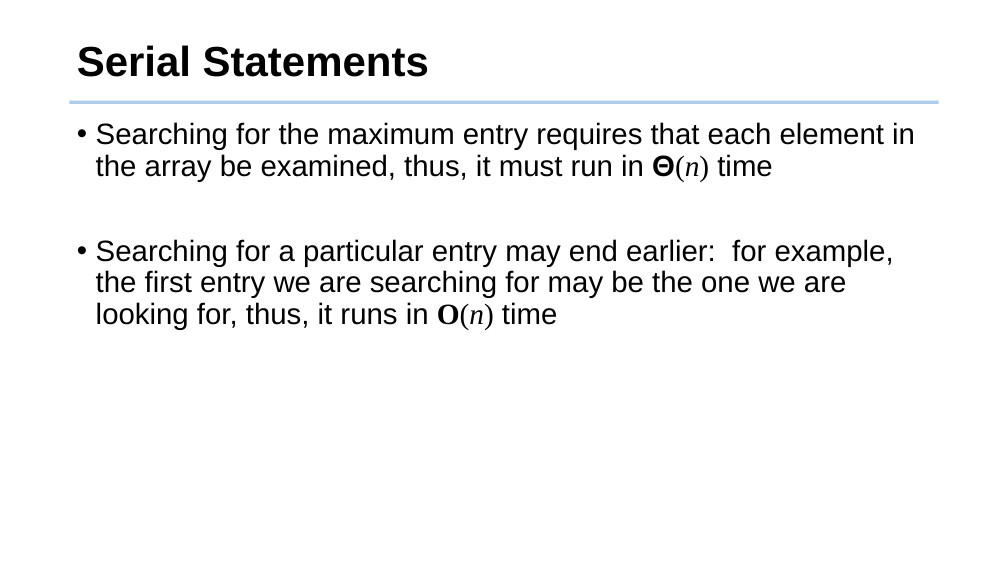
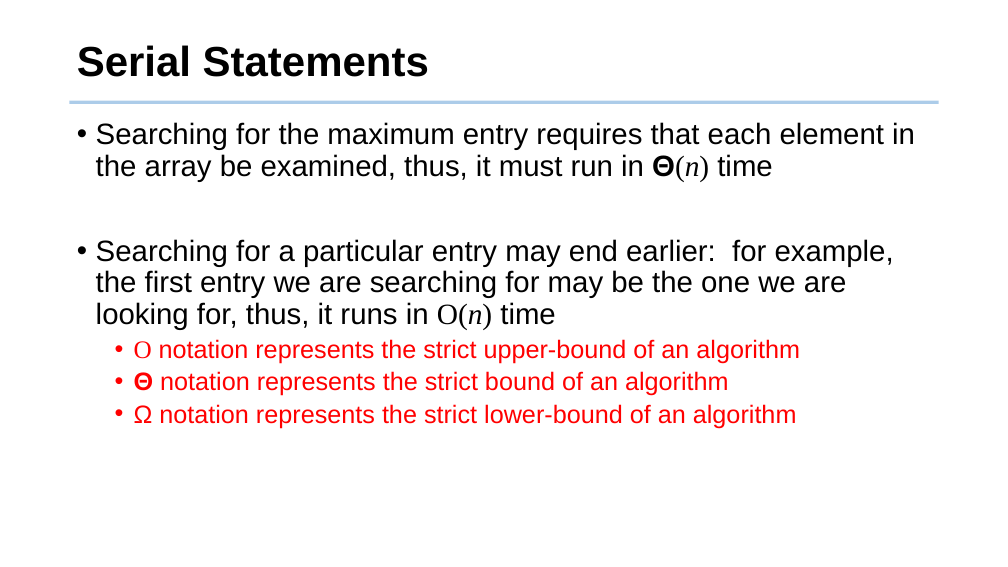
Before and after one commit to tsung-wei-huang/cs2420, a slide deck: slide 41 of slides/algorithm_analysis.pptx (slide 43 before the commit). Drawn at 1008x567 pixels with LibreOffice and Linux fonts; fonts in the diff are those of the drawing; background and template pictures are left out. Boxes give left, top, right and bottom in pixels: in the first picture for what was removed or moved away, otherwise in the second. Text is boxed around its words. In the diff, an @@ line names an element or a change of style, - is before the commit and + after.

```diff
--- a/slides/algorithm_analysis.pptx
+++ b/slides/algorithm_analysis.pptx
@@ text at [96,239,894,330]: bold off in "O(n)" @@
@@ text at [134,339,800,428]: paragraphs added @@
+  • O notation represents the strict upper-bound of an algorithm
+  • Θ notation represents the strict bound of an algorithm
+  • Ω notation represents the strict lower-bound of an algorithm
```
Also in this commit, not shown: 10 other slides changed, 2 slides removed, 2 other files.
